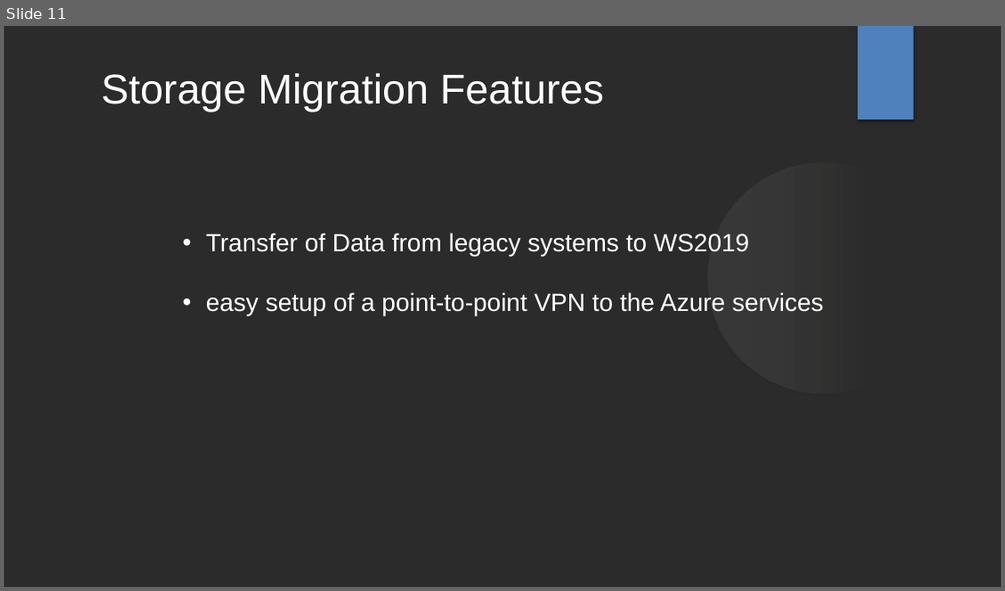
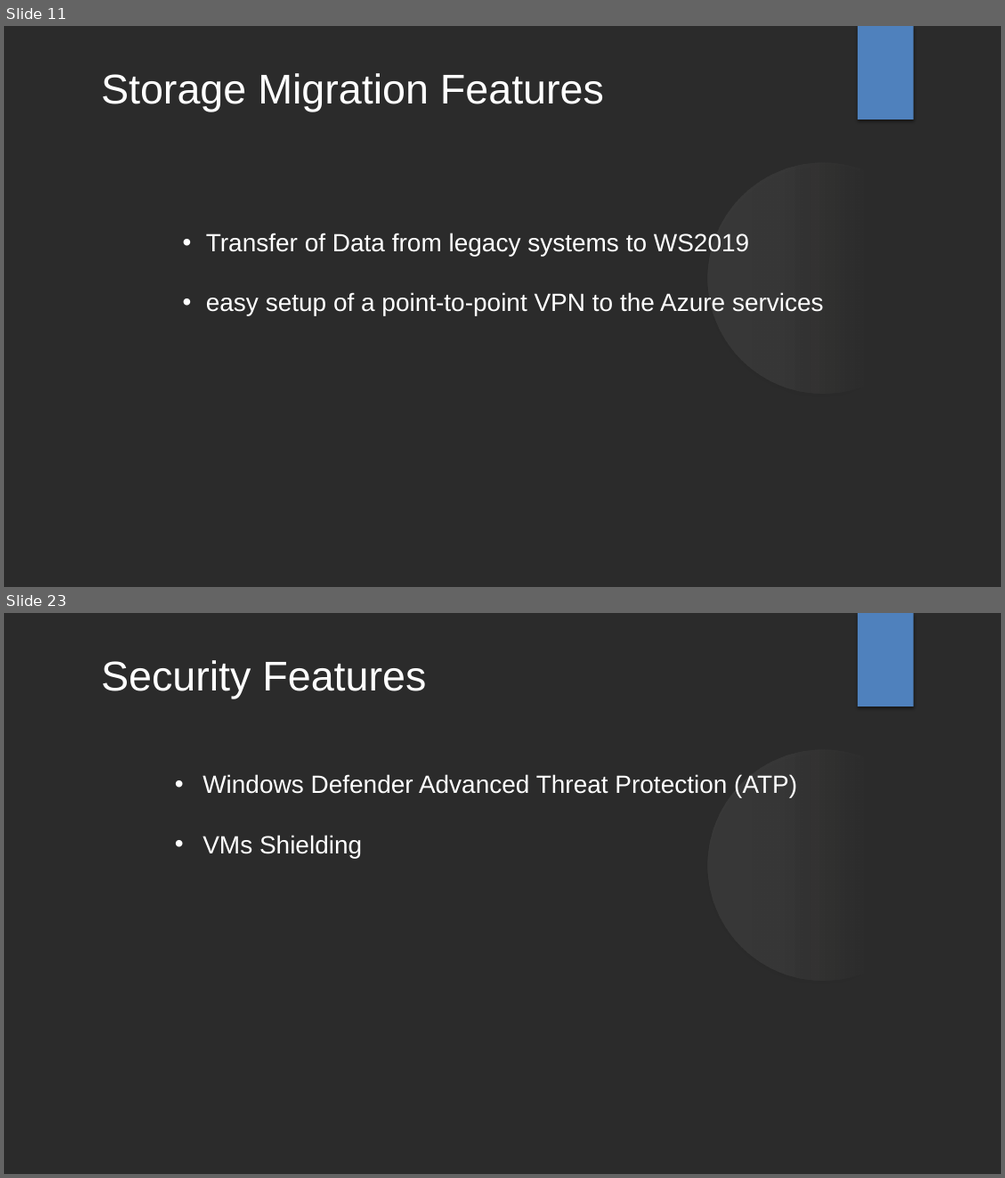
Before and after one commit to knight-coder-llc/net-403-ppt, a slide deck: Windows Server 2019.pptx. Shown one above the other, each under a label of ours: slide 11 before the commit, slides 11 and 23 after it; the slides between them are not shown. The pictures are 1005x591 and 1005x1178 pixels, drawn with LibreOffice and Linux fonts; fonts in the diff are those of the drawing; background and template pictures are left out; a plain dark background stands for a picture behind light text. Boxes give left, top, right and bottom in pixels: in the first picture for what was removed or moved away, otherwise in the second. Text is boxed around its words. In the diff, an @@ line names an element or a change of style, - is before the commit and + after.

```diff
--- a/Windows Server 2019.pptx
+++ b/Windows Server 2019.pptx
@@ slide 23 added at bbox=[4, 613, 1001, 1174], background picture (left out); not listed: 2 template elements that a slide beside it also shows @@
@@ text added at bbox=[101, 660, 426, 699], 40 pt, text #FFFFFF @@
+Security Features
@@ text added at bbox=[202, 774, 797, 858], 24 pt, text #FFFFFF @@
+• Windows Defender Advanced Threat Protection (ATP)
+• VMs Shielding
```
Also in this commit, not shown: 3 slides changed, 28 other slides added, 1 slide removed.
